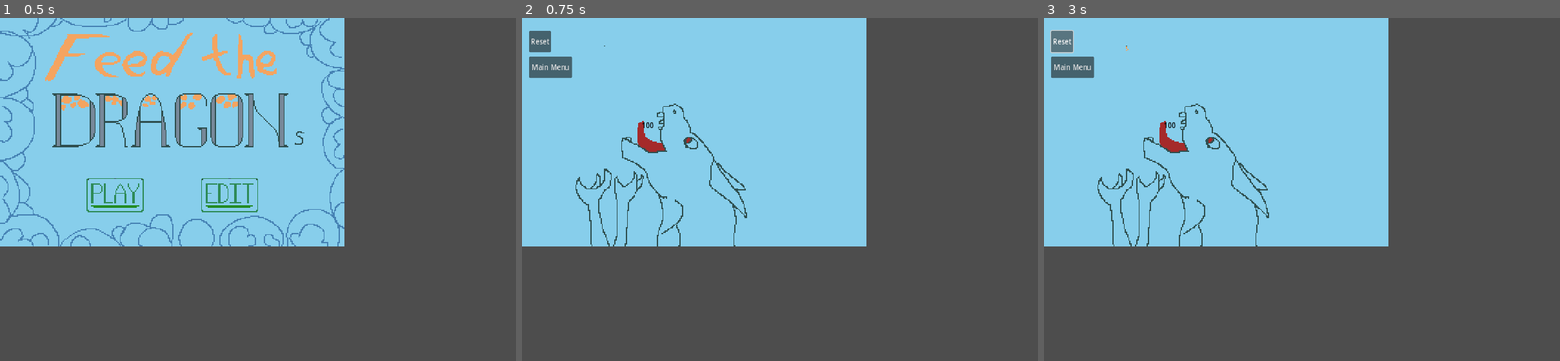
Above: before the commit, frames 1-3 (left to right).
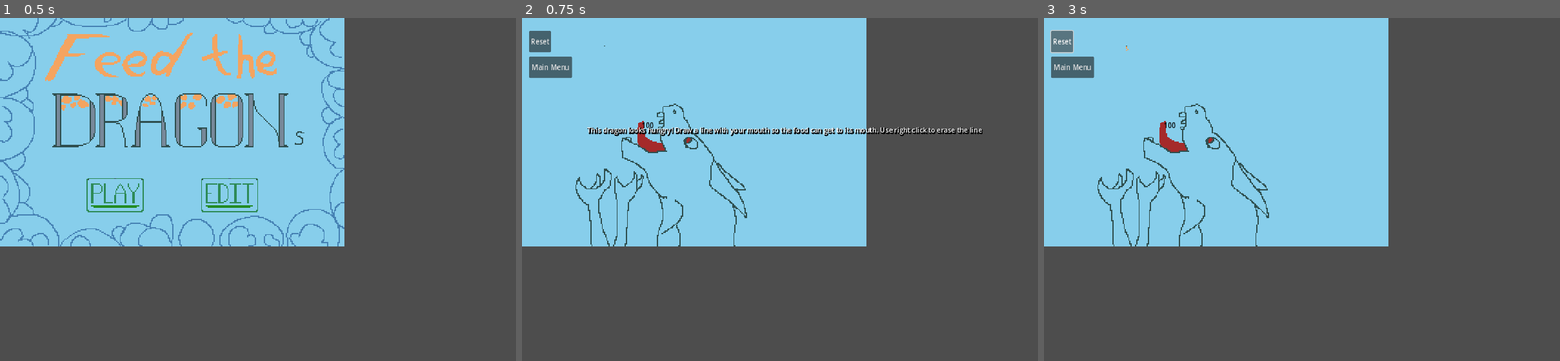
Above: after the commit, the same moments.

Repository: evhpwd/Feed-the-Dragons
Game: Godot game, scene res://Main.tscn
Same seed, same stepped clock (60 frames per second), same inputs: the game is played once before the commit and once after it.
Inputs (mouse positions are in pixels of both pictures, inside the frame that each line leads up to):
- Up to frame 1 (0.5 s): no input
- Up to frame 2 (0.75 s): click (692, 285) at 0.5 s
- Up to frame 3 (3 s): click "Main Menu" at 1.25 s; click (1214, 285) at 2 s; click "Reset" at 2.75 s

Frame 1 is identical in both runs. In frame 2, 1.1% of the frame differs, in the area x 12-90%, y 31-35%; in frame 3, nothing differs.

Commit message:
Add level dialog

Diff:
--- a/HUD.tscn
+++ b/HUD.tscn
@@ -181,6 +181,17 @@
 filters = PackedStringArray("*.json; JSON Files")
 use_native_dialog = true
 
+[node name="LevelDialog" type="Label" parent="."]
+offset_left = 150.0
+offset_top = 250.0
+offset_right = 450.0
+offset_bottom = 273.0
+theme_override_colors/font_shadow_color = Color(0, 0, 0, 1)
+theme_override_constants/shadow_offset_x = 2
+theme_override_constants/shadow_offset_y = 2
+theme_override_constants/outline_size = 0
+theme_override_constants/shadow_outline_size = 3
+
 [connection signal="pressed" from="PlayButton" to="." method="_on_play_button_pressed"]
 [connection signal="pressed" from="EditorButton" to="." method="_on_editor_button_pressed"]
 [connection signal="pressed" from="MenuButton" to="." method="_on_menu_button_pressed"]
--- a/Levels/level2.json
+++ b/Levels/level2.json
@@ -1 +1 @@
-{"rules": ["g_up", "enable_g_swapping"],"goals": [[100, [1, 16]], [200, [1, 16]]], "ui_coords":{"counter1": [58,147], "counter2": [226,3]}, "blocks":{"15":[[186,0],[194,0],[195, …(16137 unchanged characters)…
+{"rules": ["g_up", "enable_g_swapping"],"goals": [[100, [1, 16]], [200, [1, 16]]], "ui_coords":{"counter1": [58,147], "counter2": [226,3], "dialog": [130, 270]}, "blocks":{"15":[[186,0],[194,0],[195, …(16137 unchanged characters)…
--- a/Levels/level4.json
+++ b/Levels/level4.json
@@ -1 +1 @@
-{"rules": ["enable_g_swapping"],"goals": [[50, [16]], [50, [1]]], "ui_coords":{"counter1": [245,142], "counter2": [109,12]}, "blocks":{"3":[[245,137],[246,137],[2 …(22049 unchanged characters)…
+{"rules": ["enable_g_swapping"],"goals": [[50, [16]], [50, [1]]], "ui_coords":{"counter1": [245,142], "counter2": [109,12], "dialog": [120, 450]}, "blocks":{"3":[[245,137],[246,137],[2 …(22049 unchanged characters)…
--- a/Main.gd
+++ b/Main.gd
@@ -9,6 +9,12 @@
 var editor_run := false
 var current_level := 0
 var levels := [preload("res://Levels/level.json").data, preload("res://Levels/level2.json").data, preload("res://Levels/level3.json").data, preload("res://Levels/level4.json").data]
+const level_dialog: Array[String] = [
+	"This dragon looks hungry! Draw a line with your mouth so the food can get to its mouth. Use right click to erase the line",
+	"Looks like someone flipped gravity! Use the G button or click the gravity button on the side to flip gravity and feed these dragons",
+	"One dragon has started getting thirsty from all this sand they ate. Give them a drink of water - the other dragon still wants food!",
+	"appy everyfing uve wearned :3",
+]
 const LEVEL := 0
 
 func _ready():
@@ -31,6 +37,7 @@
 func switch_to_menu():
 	$WaitTimer.start()
 	sim.reset()
+	sim.drawing_complete.connect(_hide_dialog)
 	sim.load_level(preload("res://Levels/menu.json").data)
 	sim.simulating = false
 	sim.can_input = false
@@ -78,7 +85,7 @@
 			$HUD/BrushChoice.add_item(Simulation.CellType.keys()[cell], int(cell))
 		editor_run = true
 
-func switch_to_play(level: Dictionary):
+func switch_to_play(level: Dictionary, dialog: String):
 	$WaitTimer.start()
 	sim.reset()
 	sim.load_level(level)
@@ -99,6 +106,12 @@
 		$HUD/CountLabel3.position = grid_to_viewport(Vector2i(coords["counter3"][0], coords["counter3"][1]))
 		$HUD/CountLabel3.show()
 
+	var dialog_box := $HUD/LevelDialog
+	dialog_box.set_text(dialog)
+	if "dialog" in coords:
+		var pos = coords.dialog
+		dialog_box.position = Vector2(pos[0], pos[1])
+	dialog_box.show()
 	$HUD/PlayButton.hide()
 	$HUD/EditorButton.hide()
 	$HUD/MenuButton.show()
@@ -122,7 +135,7 @@
 	switch_to_editor()
 
 func _on_hud_play_game():
-	switch_to_play(levels[0])
+	switch_to_play(levels[0], level_dialog[0])
 
 func _on_hud_menu_moment():
 	switch_to_menu()
@@ -152,7 +165,6 @@
 			file.store_line(level)
 	)
 	dialog.popup_centered()
-	#dialog.file_selected.disconnect()
 
 func _on_hud_import_clicked():
 	var dialog := $HUD/ImportDialog
@@ -162,14 +174,13 @@
 			sim.load_level(JSON.parse_string(file.get_as_text()))
 	)
 	dialog.popup_centered()
-	#dialog.file_selected.disconnect()
 
 func _on_hud_swap_gravity():
 	sim.gravity_dir *= -1
 
 func _on_hud_next_level_moment():
 	current_level += 1
-	switch_to_play(levels[current_level])
+	switch_to_play(levels[current_level], level_dialog[current_level])
 	$HUD/NextLevelButton.hide()
 
 func _on_hud_reset_level_moment():
@@ -194,8 +205,11 @@
 
 func _on_simulation_skip_level():
 	current_level += 1
-	switch_to_play(levels[current_level])
+	switch_to_play(levels[current_level], level_dialog[current_level])
 
 # TIMER THIGNY
 func _on_timer_timeout():
 	sim.simulating = true
+
+func _hide_dialog():
+	$HUD/LevelDialog.hide()
--- a/Simulation.gd
+++ b/Simulation.gd
@@ -3,6 +3,7 @@
 signal all_goals_complete
 signal counter_changed(counter, count)
 signal skip_level
+signal drawing_complete
 
 var grid := PackedByteArray()
 var cell_colors: Array
@@ -107,7 +108,7 @@
 	grid.fill(CellType.AIR)
 
 	for cell_type_s in level.get("blocks", {}):
-		var cell_type: CellType = int(cell_type_s)
+		var cell_type: CellType = int(cell_type_s) as CellType
 		for pos: Array in level["blocks"][cell_type_s]:
 			grid[pos[1] * width + pos[0]] = cell_type
 
@@ -177,6 +178,7 @@
 			if grid[(mapped.y * width) + mapped.x] == old_cell_type:
 				grid[(mapped.y * width) + mapped.x] = new_cell_type
 		changed = true
+		drawing_complete.emit()
 	elif event is InputEventMouseButton:
 		if event.button_index == MOUSE_BUTTON_LEFT and event.pressed:
 			old_cell_type = CellType.AIR
@@ -192,6 +194,7 @@
 		if grid[(mapped.y * width) + mapped.x] == old_cell_type:
 			grid[(mapped.y * width) + mapped.x] = new_cell_type
 			changed = true
+		drawing_complete.emit()
 
 func bresenhams_line(point1: Vector2i, point2: Vector2i) -> Array[Vector2i]:
 	var points: Array[Vector2i] = []
